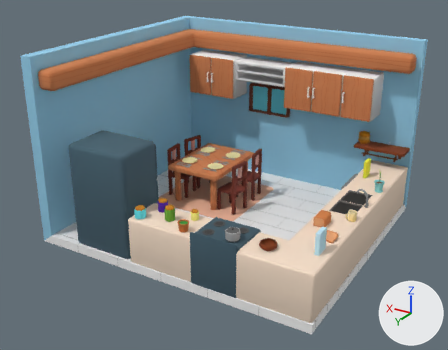
The FBX model Assets/Models/Kitchen.fbx, before and after one commit.
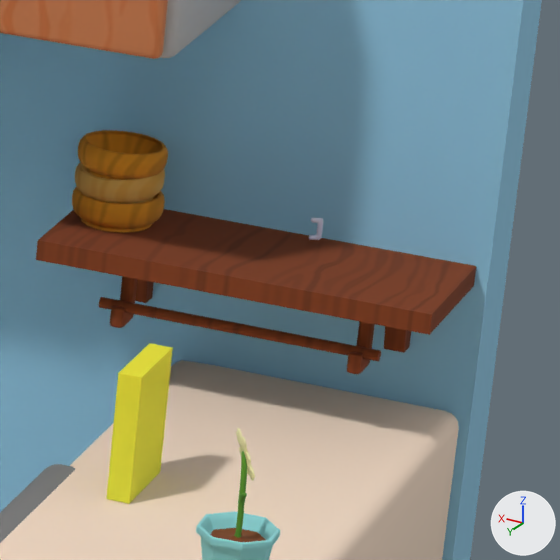
Each version appears first whole from a 50 mm camera at (-5.22, 9.09, 5.49) aimed at (0.05, 0.31, 1.1), and next in a close-up on the part from 78% to 94% of the width and 33% to 53% of the height. The lights are fixed; the arrows at lower right show +X, +Y and +Z. Where no turn or scale is listed for an object, it has been applied to the vertices.

The first close-up shows 'Bowl.002', 'Bowl.003', 'Bowl.004', 'Box', 'Desk', 'FlowerPot.001', 'Kitchen', 'Shelf'.
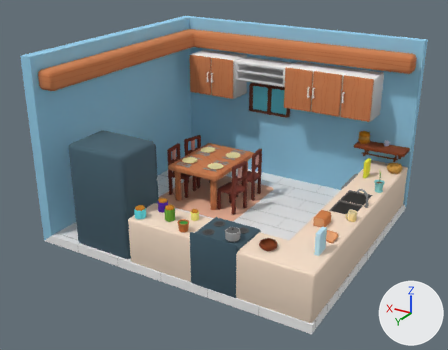
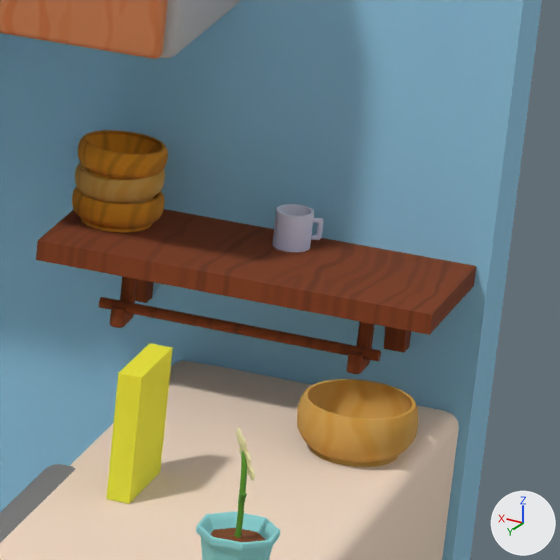
Pixel boxes (x1, y1, x2, y2) of what changed, in the close-ups (560 x 560 px):
'Bowl', added (brown)
    after: (297, 379, 418, 467)
'Mug', added
    after: (272, 204, 323, 252)

Edits to the bpy script that builds the scene:
```text
Add me_mug:
    me_mug.from_pydata(...)  # 314 vertices, 325 faces; spans x -0.0629..0.0444, y -0.0444..0.0444, z 0.0..0.0932
    me_mug.materials.append(mat_material)  # picture img_palette_png
Add me_bowl:
    me_bowl.from_pydata(...)  # 608 vertices, 621 faces; spans x -0.14..0.14, y -0.14..0.14, z 0.0..0.132
    me_bowl.materials.append(mat_material)  # picture img_palette_png
Add ob_mug:
    ob_mug = bpy.data.objects.new('Mug', me_mug)
    ob_mug.location = (-2.147, -2.055, 1.326)
Add ob_bowl:
    ob_bowl = bpy.data.objects.new('Bowl', me_bowl)
    ob_bowl.location = (-2.428, -1.77, 0.952)
```
